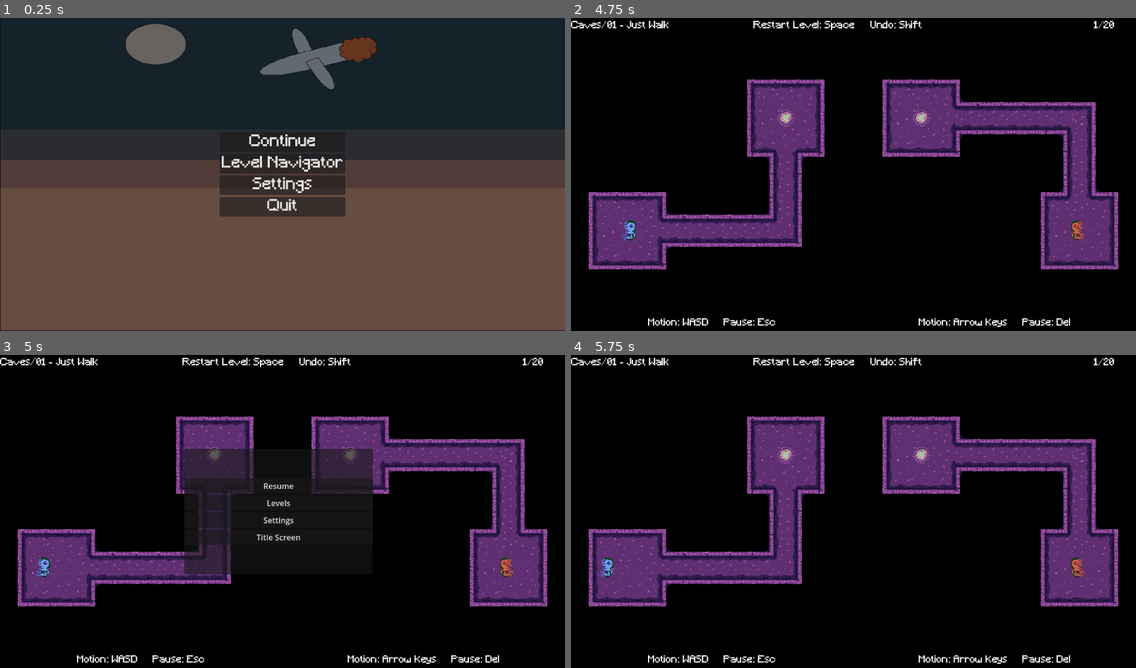
Above: before the commit, frames 1-4 (two rows, left to right).
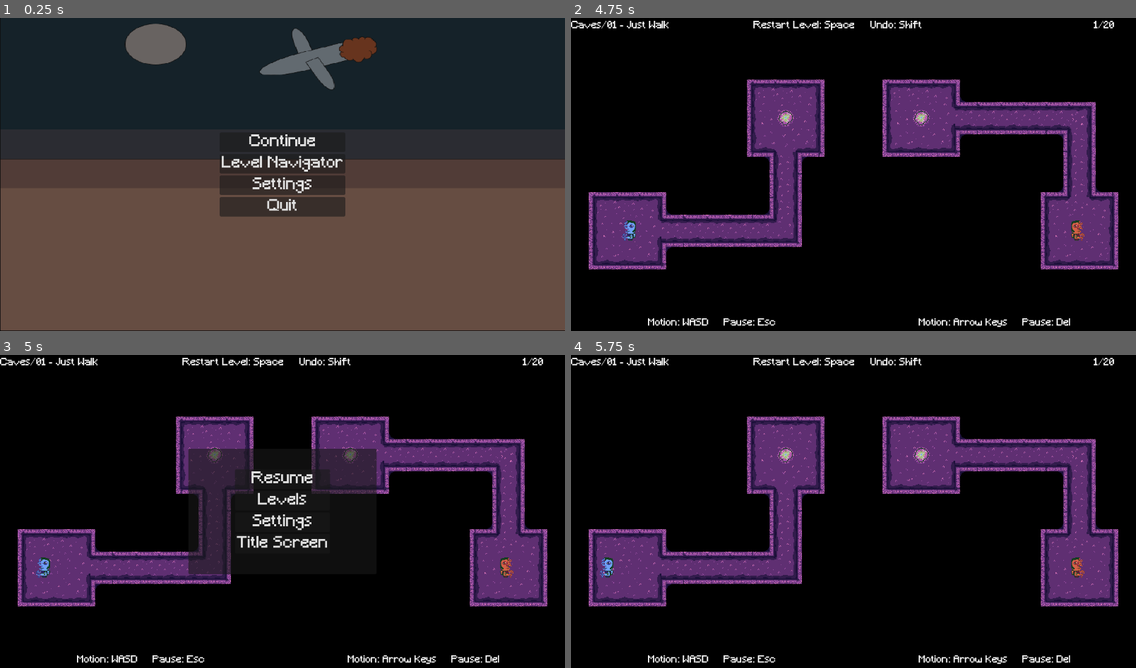
Above: after the commit, the same moments.

Repository: whitsettbe/kcol-f26-gamedevproj-cb
Game: Godot game, scene res://UI/scenes/main_menu.tscn
The game is run twice, just before and just after one commit, with the same random seed, the same clock (stepped at 60 frames per second) and the same inputs.
Inputs:
- Up to frame 1 (0.25 s): no input
- Up to frame 2 (4.75 s): click "Continue" at 0.5 s; tap Enter at 1.25 s; hold D (L_right) 1.28-2.03 s; tap Shift (undo) every 0.75 s from 1.35 to 4.35 s; tap Space (restart) every 0.75 s from 2 to 4.25 s; hold S (L_down) 2.03-2.78 s; hold D (L_right) 2.78-3.53 s; hold W (L_up) 3.53-4.28 s; hold A (L_left) from 4.28 s (still down)
- Up to frame 3 (5 s): keep holding A (L_left); tap Escape (L_pause) at 4.9 s
- Up to frame 4 (5.75 s): keep holding A (L_left); tap Shift (undo) at 5.1 s; tap Delete (R_pause) at 5.65 s

Frames 1-2 are identical in both runs. In frame 3, 1.5% of the frame differs, in the area x 32-67%, y 29-71%; in frame 4, nothing differs.

Commit message:
Change pause menu appearance.

Diff:
--- a/TornAsunder/UI/scenes/pause_menu.tscn
+++ b/TornAsunder/UI/scenes/pause_menu.tscn
@@ -1,6 +1,7 @@
 [gd_scene format=3 uid="uid://duwftmqtn2xj8"]
 
 [ext_resource type="Script" uid="uid://coe1ivrq30r0k" path="res://UI/scripts/pause_menu.gd" id="1_n87rw"]
+[ext_resource type="FontFile" uid="uid://slu7qqljw5oa" path="res://Fonts/Minecraft.ttf" id="2_atlor"]
 [ext_resource type="PackedScene" uid="uid://cn3ph6jfq01xw" path="res://UI/scenes/layer_navigator.tscn" id="2_myx47"]
 [ext_resource type="PackedScene" uid="uid://bdox7jqnw8suf" path="res://UI/scenes/settings.tscn" id="3_kukqi"]
 
@@ -16,29 +17,39 @@
 
 [node name="PanelContainer" type="PanelContainer" parent="." unique_id=1637213426]
 layout_mode = 0
-offset_left = 376.0
+offset_left = 384.0
 offset_top = 192.0
-offset_right = 760.0
+offset_right = 768.0
 offset_bottom = 448.0
 
 [node name="VBoxContainer" type="VBoxContainer" parent="PanelContainer" unique_id=388158766]
 layout_mode = 2
+size_flags_horizontal = 4
+size_flags_vertical = 4
 alignment = 1
 
 [node name="Resume" type="Button" parent="PanelContainer/VBoxContainer" unique_id=148653766]
 layout_mode = 2
+theme_override_fonts/font = ExtResource("2_atlor")
+theme_override_font_sizes/font_size = 32
 text = "Resume"
 
 [node name="Levels" type="Button" parent="PanelContainer/VBoxContainer" unique_id=1272091518]
 layout_mode = 2
+theme_override_fonts/font = ExtResource("2_atlor")
+theme_override_font_sizes/font_size = 32
 text = "Levels"
 
 [node name="Settings" type="Button" parent="PanelContainer/VBoxContainer" unique_id=1666451631]
 layout_mode = 2
+theme_override_fonts/font = ExtResource("2_atlor")
+theme_override_font_sizes/font_size = 32
 text = "Settings"
 
 [node name="Title Screen" type="Button" parent="PanelContainer/VBoxContainer" unique_id=1482347671]
 layout_mode = 2
+theme_override_fonts/font = ExtResource("2_atlor")
+theme_override_font_sizes/font_size = 32
 text = "Title Screen"
 
 [node name="Layer Navigator" parent="." unique_id=2131716285 instance=ExtResource("2_myx47")]
